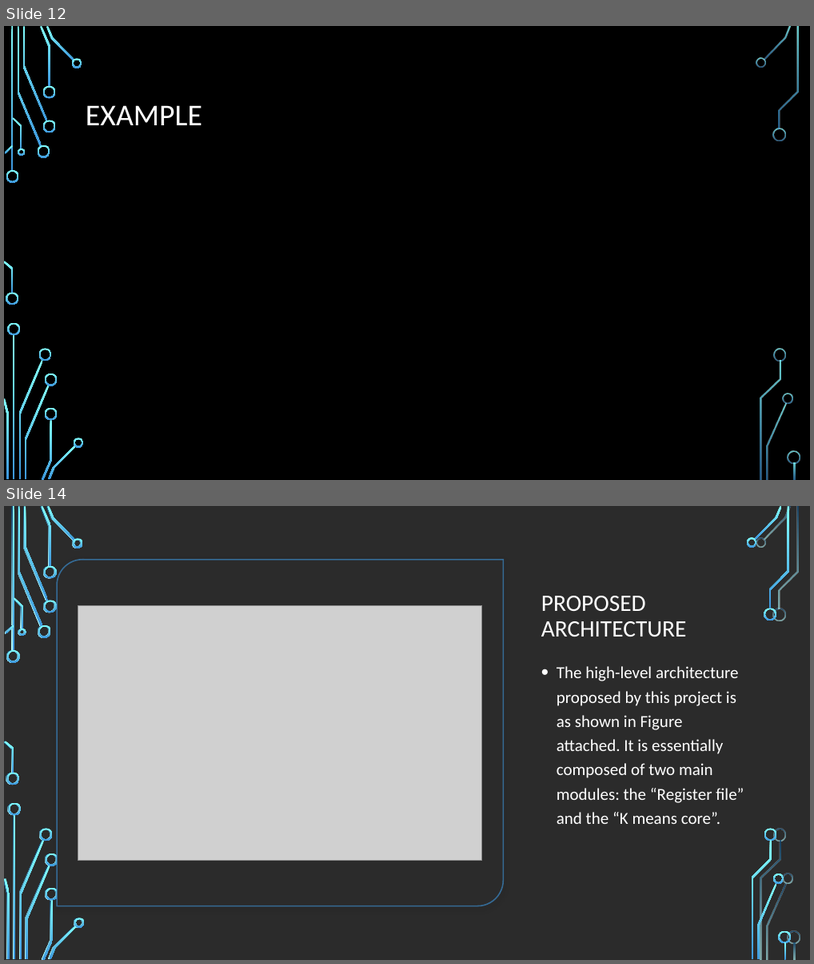
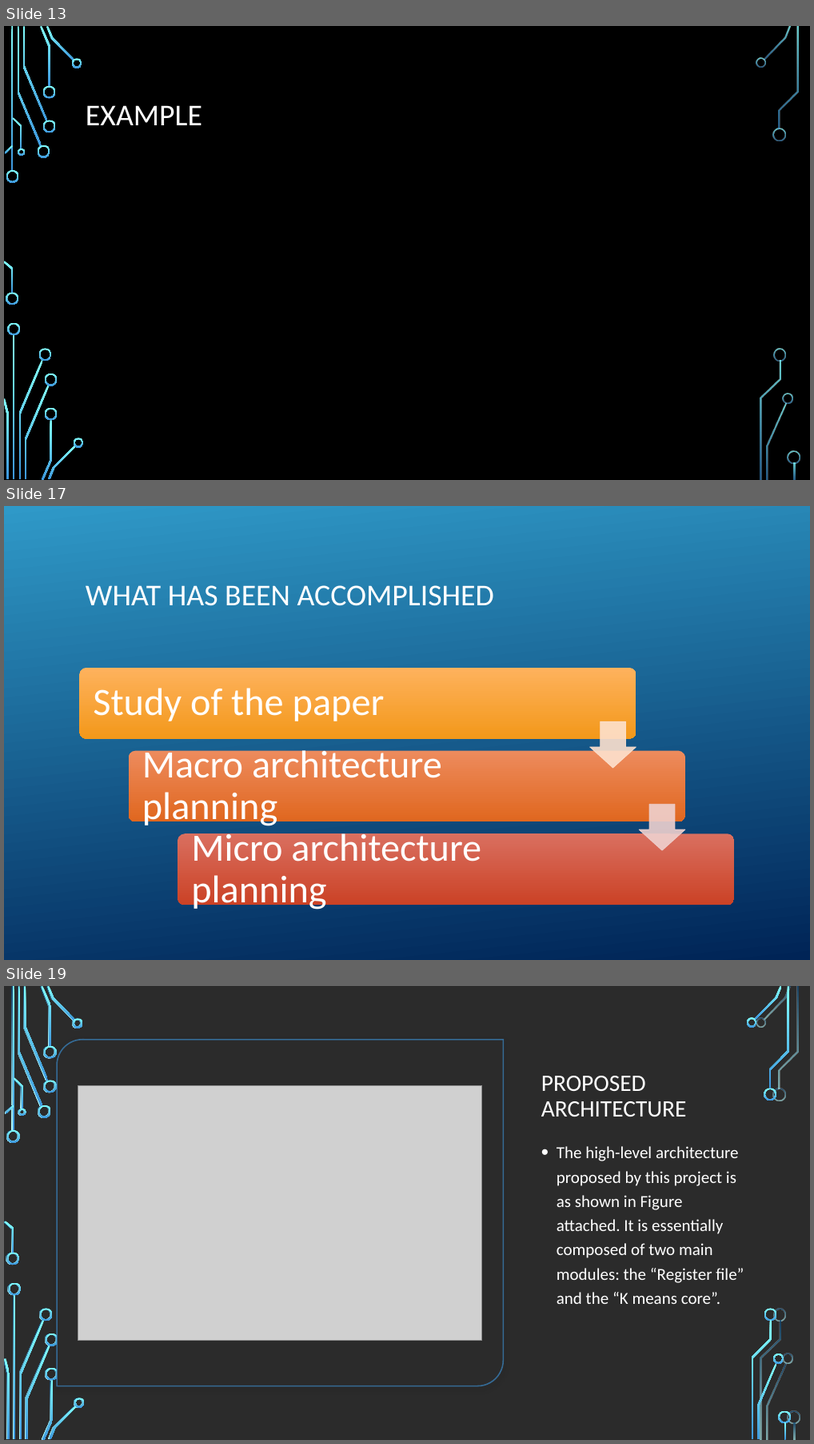
Before and after one commit to liotahuf/project_k_means, a slide deck: Midle presentation.pptx. Shown one above the other, each under a label of ours: slides 12 and 14 before the commit, slides 13, 17 and 19 after it; the slides between them are not shown. The pictures are 814x964 and 814x1444 pixels, drawn with LibreOffice and Linux fonts; fonts in the diff are those of the drawing; grey boxes stand for pictures; background and template pictures are left out; a plain dark background stands for a picture behind light text. Boxes give left, top, right and bottom in pixels: in the first picture for what was removed or moved away, otherwise in the second. Text is boxed around its words. In the diff, an @@ line names an element or a change of style, - is before the commit and + after.

```diff
--- a/Midle presentation.pptx
+++ b/Midle presentation.pptx
@@ slide 17 added at box(4, 506, 810, 960), background picture (left out); not listed: 36 template elements that a slide beside it also shows @@
@@ rectangle added at box(4, 506, 810, 960), fill gradient #3198C9 to #002456 @@
@@ title added at box(86, 585, 494, 606), 36 pt, text #FFFFFF @@
+WHAT HAS BEEN ACCOMPLISHED
@@ group added at box(80, 668, 734, 912): 3 rounded rectangles, 3 texts, 2 down arrows @@
+Study of the paper
+Macro architecture planning
+Micro architecture planning
@@ what was slide 12 is now slide 13 @@
@@ what was slide 14 is now slide 19 @@
```
Also in this commit, not shown: 4 slides changed, 10 other slides added.
